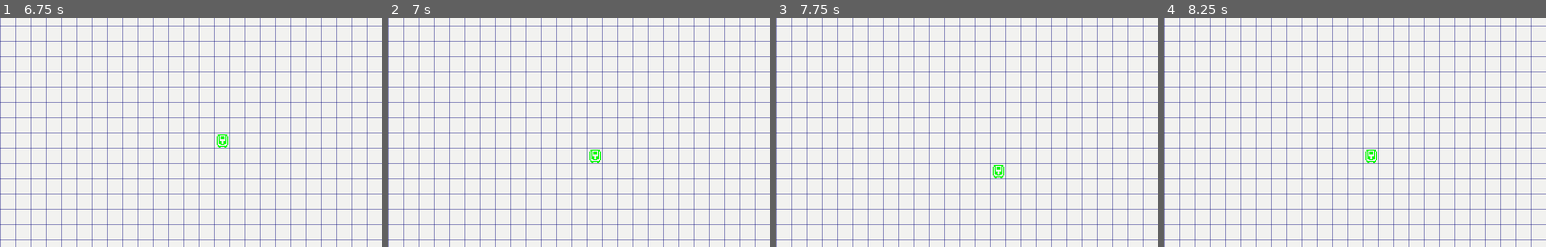
Above: before the commit, frames 1-4 (left to right).
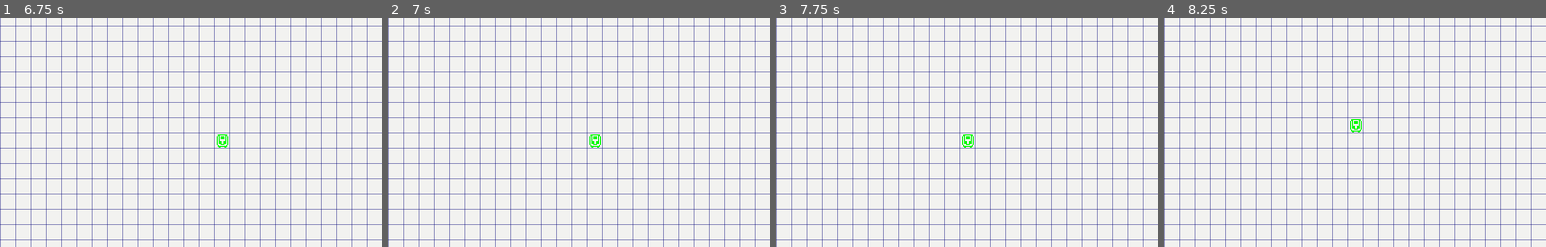
Above: after the commit, the same moments.

Repository: MaxNoragami/ATWS
Game: Godot game, scene res://Scenes/main.tscn
Same seed, same stepped clock (60 frames per second), same inputs: the game is played once before the commit and once after it.
Inputs (mouse positions are % of the whole screen's width and height, from its top left):
- Up to frame 1 (6.75 s): tap Enter at 0.5, 2, 3.5 s; move the mouse to (72, 45) at 0.52 s; hold Space (next_iteration) 0.53-1.28 s; move the mouse to (30, 55) at 1.27 s; tap Space (next_iteration) at 1.35, 2.3, 2.75, 3.05, 3.8, 4.25, 4.35, 6.05 s; move the mouse to (60, 28) at 2.02 s; press the mouse at (60, 28) at 2.03 s; move the mouse to (45, 70) at 2.77 s; release the mouse at (45, 70) at 2.78 s; tap A (place_mode) at 2.85 s; move the mouse to (80, 65) at 3.52 s; hold S (switch_team) 3.53-4.28 s; move the mouse to (20, 35) at 4.27 s; move the mouse to (55, 50) at 5.02 s; hold Space (next_iteration) 5.03-5.78 s; move the mouse to (35, 25) at 5.77 s; click (35, 25) at 5.85 s; move the mouse to (72, 45) at 6.52 s; hold A (place_mode) from 6.53 s (still down)
- Up to frame 2 (7 s): keep holding A (place_mode); tap Space (next_iteration) at 6.8 s
- Up to frame 3 (7.75 s): move the mouse to (30, 55) at 7.27 s; release A (place_mode) at 7.28 s; tap S (switch_team) at 7.35 s; tap Space (next_iteration) at 7.55 s
- Up to frame 4 (8.25 s): move the mouse to (60, 28) at 8.02 s; hold Space (next_iteration) from 8.03 s (still down)
The pictures show only the part of the screen within x 4-54%, y 1-51%; the shares and areas given below are measured in that part.

Frame 1 is identical in both runs. In frame 2, 0.2% of the frame differs, in the area x 52-56%, y 50-64%; in frame 3, 0.2%; in frame 4, 0.2%.

Commit message:
Trying to add more entities types

Diff:
--- /dev/null
+++ b/Scenes/human.tscn
@@ -0,0 +1,10 @@
+[gd_scene load_steps=2 format=3 uid="uid://c6o8s2gubh8xk"]
+
+[ext_resource type="Script" uid="uid://pujd56imvilc" path="res://Scripts/human.gd" id="1_byrx8"]
+
+[node name="Human" type="Sprite2D"]
+position = Vector2(475, 546)
+offset = Vector2(-475, -546)
+script = ExtResource("1_byrx8")
+atlas_x = 24
+atlas_y = 10
--- a/Scripts/entity.gd
+++ b/Scripts/entity.gd
@@ -1,6 +1,6 @@
 extends Node2D
 
-# Entity script to move randomly per iteration
+# Entity script
 class_name Entity
 
 @export var sprite: Texture2D
@@ -10,30 +10,44 @@
 var team: String = "None"
 
 var position_in_grid: Vector2i
+var movement: EntityMovement
 
 func _init(color: Color = Color(1.0, 0.5, 0.5), team_name: String = "None") -> void:
     entity_color = color
     team = team_name
 
 func _ready() -> void:
+    # Create sprite
     var sprite_node = Sprite2D.new()
     sprite_node.texture = sprite
     sprite_node.region_enabled = true  # Enable region selection for atlas
-    sprite_node.region_rect = Rect2(atlas_x * 16, atlas_y * 16, 16, 16)  # Select tile (9,20)
+    sprite_node.region_rect = Rect2(atlas_x * 16, atlas_y * 16, 16, 16)
 
-    # Apply color tint instead of shader
+    # Apply color tint
     sprite_node.modulate = entity_color
 
     add_child(sprite_node)
 
+    # Add movement component
+    movement = EntityMovement.new()
+    add_child(movement)
+
+# Delegate to movement component
 func move_randomly(grid_size: Vector2i) -> void:
-    # Random movement in the grid
-    var direction = Vector2i(randi_range(-1, 1), randi_range(-1, 1))
-    var new_position = position_in_grid + direction
+    movement.move_randomly(grid_size)
 
-    # Ensure new position stays within grid bounds
-    new_position.x = clamp(new_position.x, 0, grid_size.x - 1)
-    new_position.y = clamp(new_position.y, 0, grid_size.y - 1)
+# Helper function to update sprite appearance
+func update_sprite(new_atlas_x: int, new_atlas_y: int) -> void:
+    atlas_x = new_atlas_x
+    atlas_y = new_atlas_y
 
-    position_in_grid = new_position
-    global_position = position_in_grid * 16 as Vector2 + Vector2(8, 8)  # Convert grid position to world position
+    if get_child_count() > 0 and get_child(0) is Sprite2D:
+        var sprite_node = get_child(0) as Sprite2D
+        sprite_node.region_rect = Rect2(atlas_x * 16, atlas_y * 16, 16, 16)
+
+# Helper function to set opacity (useful for preview)
+func set_opacity(opacity: float) -> void:
+    if get_child_count() > 0 and get_child(0) is Sprite2D:
+        var sprite_node = get_child(0) as Sprite2D
+        var current_color = sprite_node.modulate
+        sprite_node.modulate = Color(current_color.r, current_color.g, current_color.b, opacity)
--- a/Scripts/entity_move.gd
+++ b/Scripts/entity_move.gd
@@ -1 +1,47 @@
 extends Node
+class_name EntityMovement
+
+# Reference to the parent entity
+var entity: Entity
+
+# Called when the node enters the scene tree for the first time
+func _ready() -> void:
+    # Get reference to parent entity
+    entity = get_parent() as Entity
+    if not entity:
+        push_error("EntityMovement must be a child of an Entity node")
+
+# Move entity randomly in the grid
+func move_randomly(grid_size: Vector2i) -> void:
+    # Random movement in the grid
+    var direction = Vector2i(randi_range(-1, 1), randi_range(-1, 1))
+    var new_position = entity.position_in_grid + direction
+
+    # Ensure new position stays within grid bounds
+    new_position.x = clamp(new_position.x, 0, grid_size.x - 1)
+    new_position.y = clamp(new_position.y, 0, grid_size.y - 1)
+
+    # Update entity's grid position
+    entity.position_in_grid = new_position
+
+    # Update entity's global position based on grid position
+    update_position()
+
+# Function to update the entity's global position based on its grid position
+func update_position() -> void:
+    # Convert Vector2i to Vector2 for multiplication
+    var grid_pos_float = Vector2(entity.position_in_grid.x, entity.position_in_grid.y)
+    entity.global_position = grid_pos_float * Game.CELL_SIZE + Vector2(Game.CELL_SIZE.x / 2, Game.CELL_SIZE.y / 2)
+
+# Move to a specific grid position
+func move_to_grid_position(grid_pos: Vector2i, grid_size: Vector2i) -> void:
+    # Ensure position stays within grid bounds
+    var new_position = grid_pos
+    new_position.x = clamp(new_position.x, 0, grid_size.x - 1)
+    new_position.y = clamp(new_position.y, 0, grid_size.y - 1)
+
+    # Update entity's grid position
+    entity.position_in_grid = new_position
+
+    # Update entity's global position
+    update_position()
--- /dev/null
+++ b/Scripts/human.gd
@@ -0,0 +1,20 @@
+# human.gd
+extends Entity
+class_name Human
+
+func _init(color: Color = Color(1.0, 1.0, 0.8), team_name: String = "None") -> void:
+    super._init(color, team_name)
+    # Human-specific initialization
+
+func _ready() -> void:
+    super._ready()
+    # Override default atlas coordinates for human appearance
+    update_sprite(0, 15)  # Example: different sprite coordinates for human
+
+    # Add human-specific behaviors
+    # For example, humans might move differently
+
+# Override movement or add new methods specific to humans
+func move_special() -> void:
+    # Human-specific movement logic
+    pass
Not shown, added: Scripts/human.gd.uid
